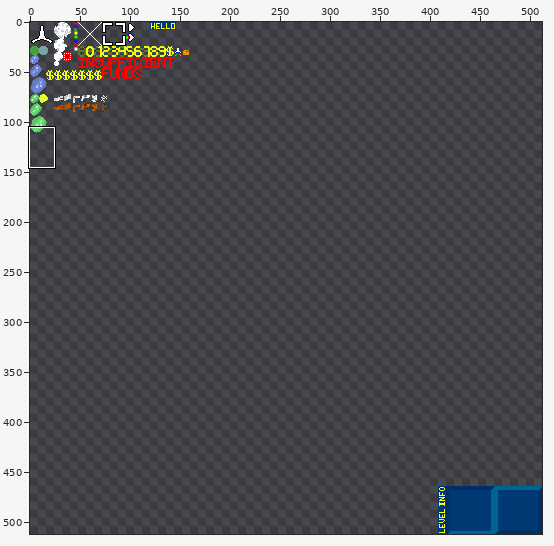
Sprite sheet, stored at assets/Sprites.png. Above, an overview of the earlier version with the close-up marked.
Close-up. Before the commit:
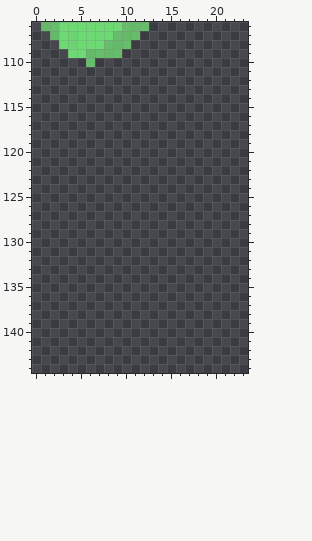
The file is 512x512 pixels. Colours within 5 levels of each other are drawn and written as one. Shown: x 0..23, y 106..144. The commit also changed other parts of the picture, which this record leaves out.
After:
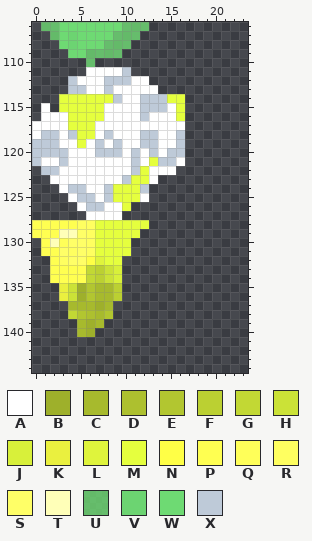
Palette (. is transparent): A #ffffff  B #9eb02b  C #a7ba2d  D #adc02f  E #b2c630  F #bbd032  G #c2d834  H #cbe237  J #d8f03a  K #eaf03f  L #dff43c  M #e5ff3e  N #ffff46  P #ffff51  Q #ffff59  R #ffff60  S #ffff67  T #ffffb8  U #6eda73cc  V #6eda73f5  W #6eda73  X #becad8
Changes in this commit:
The edit adds colour A in row 111 at x 6 to 9; in row 112 at x 5 to 7 and 11 to 12; in row 113 at x 6 to 7 and 9 to 13; in row 114 at x 10 to 11; in row 115 at x 1, 8 to 11 and 15; in row 116 at x 1 to 3, 8 to 11 and 13 to 15.
The edit adds colour A in row 117 at x 0 to 3 and 7 to 16; in row 118 at x 0, 3, 7, 9 to 11 and 14 to 15; in row 119 at x 3 to 4, 6, 8, 10 to 11 and 14 to 15; in row 120 at x 4 to 6, 10, 12 and 14; in row 121 at x 1 to 2, 4 to 10, 12 and 16; in row 122 at x 3 to 10 and 13 to 15.
The edit adds colour A in row 123 at x 2 to 9 and 13; in row 124 at x 3 and 6 to 7; in row 125 at x 4, 7 and 12; in row 126 at x 5 and 8 to 9; in row 127 at x 6 to 9.
The edit adds colour B in rows 135 to 136 at x 5; in row 137 at x 7; in rows 139 to 140 at x 6.
The edit adds colour C in rows 135 to 136 at x 7 to 8; in row 137 at x 4 to 6 and 8; in row 138 at x 7; in row 139 at x 5 and 7; in row 140 at x 5.
The edit adds colour D in row 138 at x 6.
The edit adds colour E in rows 135 to 136 at x 6; in row 138 at x 5 and 8.
The edit adds colour F in rows 133 to 134 at x 7; in rows 135 to 136 at x 9.
The edit adds colour G in rows 133 to 134 at x 6; in row 138 at x 4.
The edit adds colour H in rows 133 to 134 at x 8; in rows 135 to 136 at x 4.
The edit adds colour J in rows 133 to 134 at x 9.
The edit adds colour K in rows 135 to 136 at x 3.
The edit adds colour L in row 132 at x 7.
The edit adds colour M in row 114 at x 3 to 8 and 15 to 16; in row 115 at x 3 to 7 and 16; in row 116 at x 4 to 7 and 16; in row 117 at x 4 to 6; in row 118 at x 5 to 6; in row 119 at x 5.
The edit adds colour M in row 121 at x 13; in row 122 at x 12; in row 123 at x 11 to 12; in rows 124 to 125 at x 9 to 11; in row 126 at x 10; in row 128 at x 7 to 12.
The edit adds colour M in row 129 at x 7 to 11; in rows 130 to 131 at x 7 to 10; in row 132 at x 8 to 9.
The edit adds colour N in row 132 at x 6.
The edit adds colour P in row 128 at x 0 to 4; in row 129 at x 0 to 2; in row 130 at x 1; in row 131 at x 1 to 2; in row 132 at x 2; in rows 133 to 134 at x 2 to 5.
The edit adds colour Q in row 130 at x 3.
The edit adds colour R in row 128 at x 5 to 6; in rows 129 to 130 at x 6; in row 131 at x 4 and 6; in row 132 at x 3.
The edit adds colour S in row 129 at x 5; in row 130 at x 4 to 5; in row 131 at x 3 and 5; in row 132 at x 4 to 5.
The edit adds colour T in row 129 at x 3 to 4; in row 130 at x 2.
The edit adds colour X in row 111 at x 10; in row 112 at x 4 and 8 to 10; in row 113 at x 4 to 5 and 8; in row 114 at x 9 and 12 to 14; in row 115 at x 12 to 14; in row 116 at x 12.
The edit adds colour X in row 118 at x 1 to 2, 4, 8, 12 to 13 and 16; in row 119 at x 0 to 2, 7, 9, 12 to 13 and 16; in row 120 at x 0 to 3, 7 to 9, 11, 13 and 15 to 16; in row 121 at x 0, 3, 11 and 14 to 15; in row 122 at x 1 to 2 and 11; in row 123 at x 10.
The edit adds colour X in row 124 at x 4 to 5, 8 and 12; in row 125 at x 5 to 6 and 8; in row 126 at x 6 to 7.
